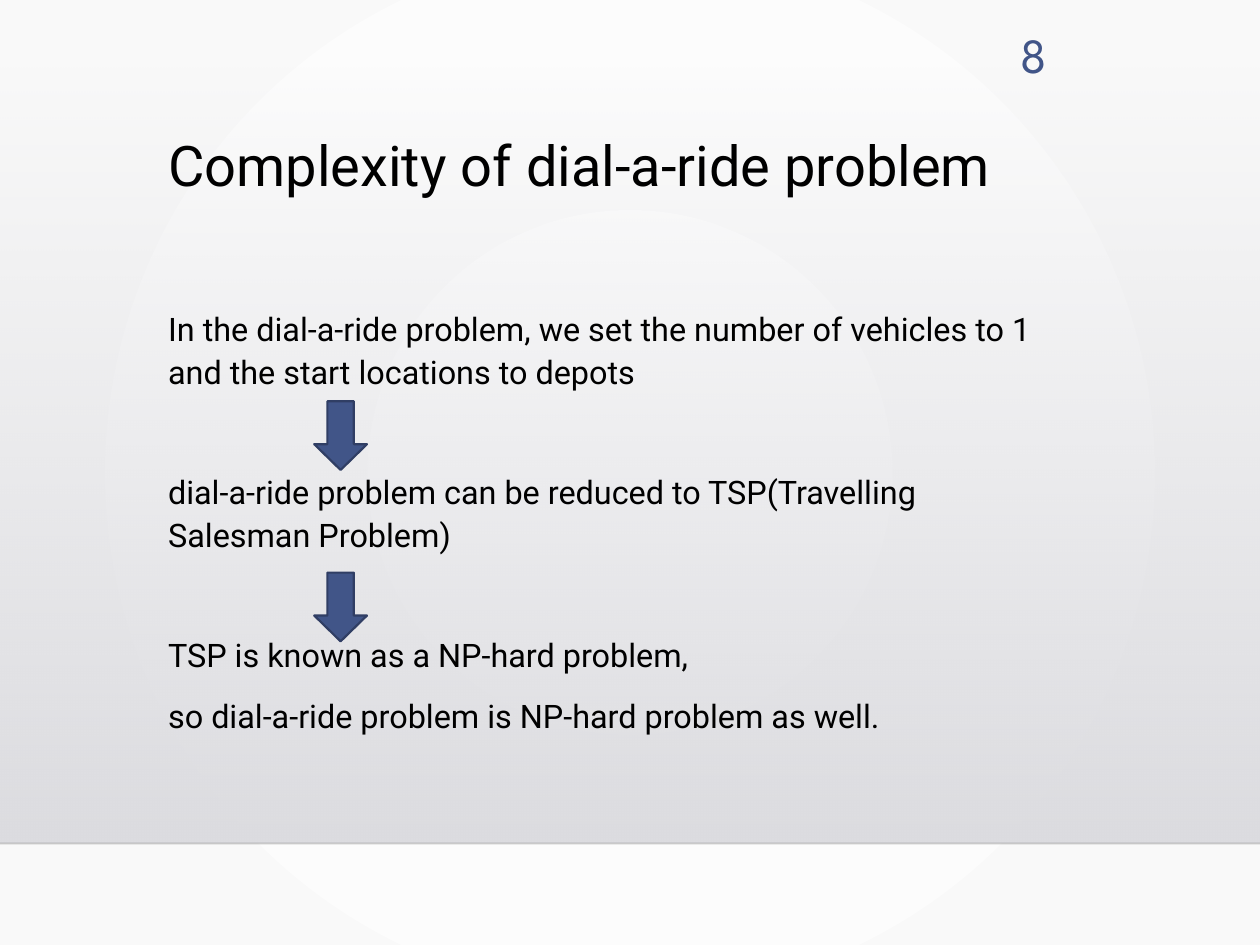
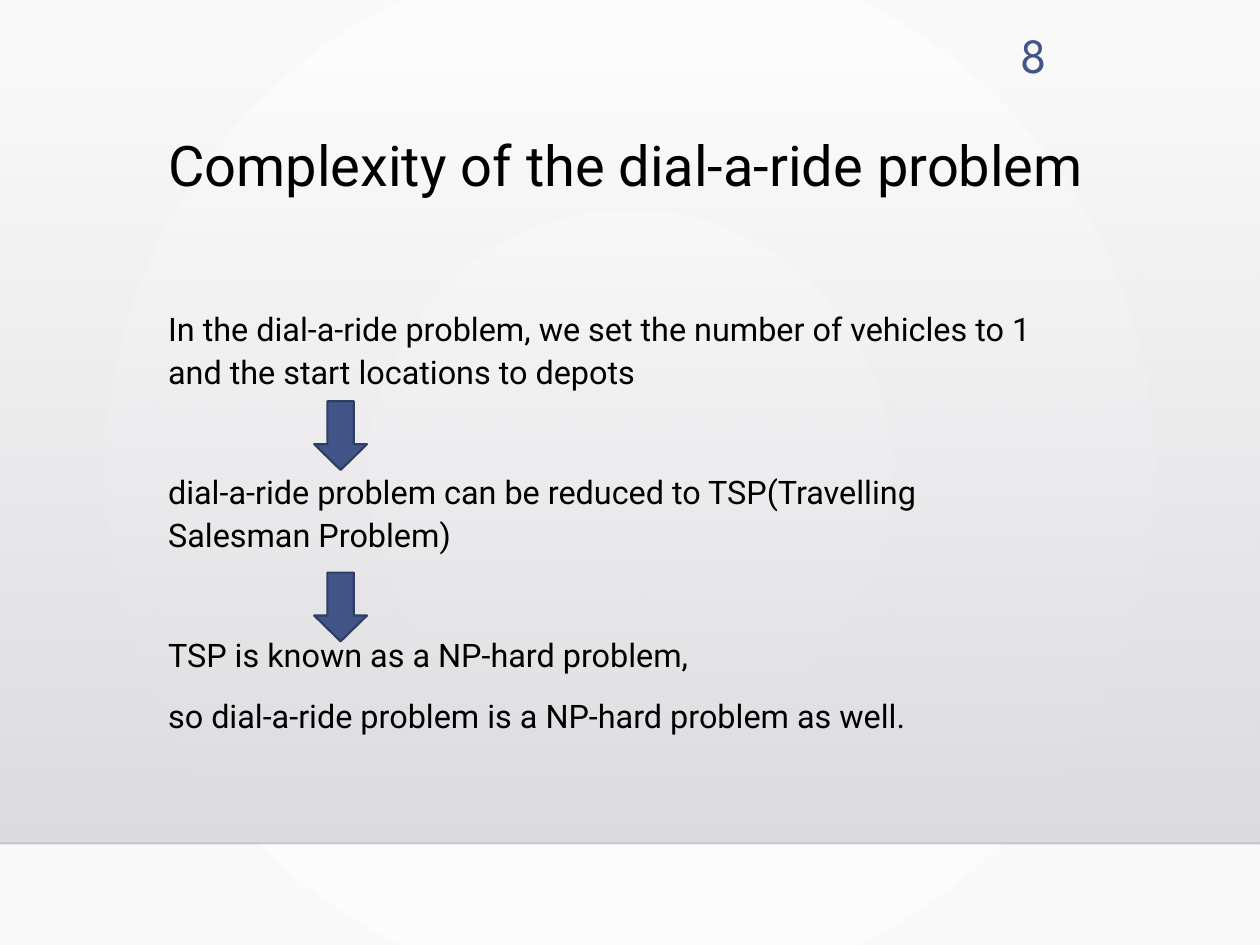
Before and after one commit to kotaro400/DARP, a slide deck: slide 8 of 中間発表_M1.pptx. Drawn at 1260x945 pixels with LibreOffice and Linux fonts; fonts in the diff are those of the drawing; background and template pictures are left out. Boxes give left, top, right and bottom in pixels: in the first picture for what was removed or moved away, otherwise in the second. Text is boxed around its words. In the diff, an @@ line names an element or a change of style, - is before the commit and + after.

```diff
--- a/中間発表_M1.pptx
+++ b/中間発表_M1.pptx
@@ title at [168, 143, 1083, 198]: text changed @@
-Complexity of dial-a-ride problem
+Complexity of the dial-a-ride problem
@@ text at [168, 703, 905, 735]: text changed @@
-so dial-a-ride problem is NP-hard problem as well.
+so dial-a-ride problem is a NP-hard problem as well.
```
Also in this commit, not shown: 1 other slide changed, 6 other files.
